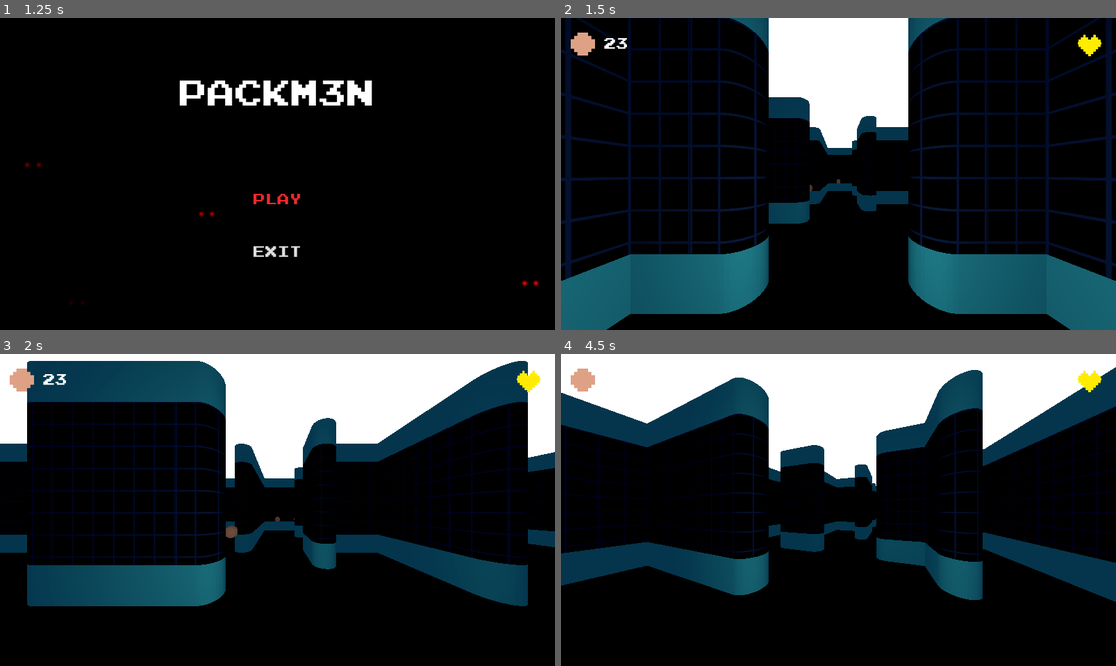
Above: before the commit, frames 1-4 (two rows, left to right).
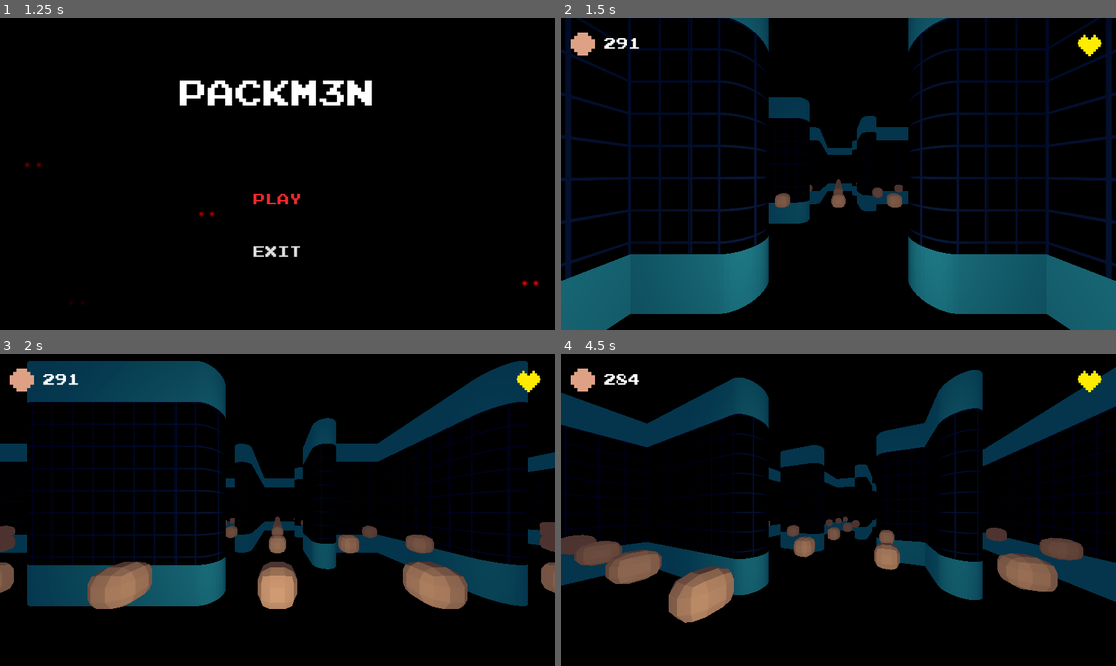
Above: after the commit, the same moments.

Repository: 21RM/Y4S1-JD-Packman
Game: Godot game, scene res://Scenes/UI/MainMenu/main_menu.tscn
Two runs of this game, one before a commit and one after it. Both use one fixed random seed, a clock stepped at 60 frames per second and the inputs below. Sound files missing from this copy of the repository are replaced by a short silence.
Inputs (mouse positions are in pixels of both pictures, inside the frame that each line leads up to):
- Up to frame 1 (1.25 s): click "PLAY" at 0.5 s
- Up to frame 2 (1.5 s): click "PLAY" at 1.25 s
- Up to frame 3 (2 s): no input
- Up to frame 4 (4.5 s): move the mouse to (960, 494) at 2.02 s; hold D (move_right) 2.03-2.78 s; hold W (look_back) 2.03-2.78 s; click (960, 494) at 2.17 s; move the mouse to (727, 525) at 2.77 s; hold S (move_backwards) 2.78-3.53 s; tap C (toggle_camera) at 2.85, 4.35 s; tap Enter at 3.5 s; move the mouse to (894, 441) at 3.52 s; hold W (look_back) 3.53-4.28 s; hold D (move_right) from 3.53 s (still down); tap Space at 4.25 s; move the mouse to (810, 572) at 4.27 s; click (810, 572) at 4.42 s

Frame 1 is identical in both runs. In frame 2, 8.9% of the frame differs, in the area x 9-63%, y 0-61%; in frame 3, 21%; in frame 4, 25%, in the area x 0-100%, y 0-87%.

Commit message:
poor door design finished

Diff:
--- a/3d-packman/Scenes/World/Walls/world_door.tscn
+++ b/3d-packman/Scenes/World/Walls/world_door.tscn
@@ -1,16 +1,23 @@
-[gd_scene load_steps=3 format=3 uid="uid://bml5ovpse7lrf"]
+[gd_scene load_steps=4 format=3 uid="uid://bml5ovpse7lrf"]
 
-[sub_resource type="BoxMesh" id="BoxMesh_rr07g"]
+[sub_resource type="StandardMaterial3D" id="StandardMaterial3D_rr07g"]
+transparency = 1
+vertex_color_use_as_albedo = true
+albedo_color = Color(0.23921569, 0.7411765, 1, 1)
 
-[sub_resource type="BoxShape3D" id="BoxShape3D_csnr1"]
-size = Vector3(1, 3, 1)
+[sub_resource type="BoxMesh" id="BoxMesh_csnr1"]
+material = SubResource("StandardMaterial3D_rr07g")
+size = Vector3(2, 3, 0.2)
+
+[sub_resource type="BoxShape3D" id="BoxShape3D_vgbbw"]
+size = Vector3(2, 3, 0.2)
 
 [node name="WorldDoor" type="StaticBody3D"]
 
 [node name="MeshInstance3D" type="MeshInstance3D" parent="."]
-transform = Transform3D(1, 0, 0, 0, 3, 0, 0, 0, 1, 0, 1.5, 0)
-mesh = SubResource("BoxMesh_rr07g")
+transform = Transform3D(1, 0, 0, 0, 1, 0, 0, 0, 1, 0, 1.5, 0)
+mesh = SubResource("BoxMesh_csnr1")
 
 [node name="CollisionShape3D" type="CollisionShape3D" parent="."]
 transform = Transform3D(1, 0, 0, 0, 1, 0, 0, 0, 1, 0, 1.5, 0)
-shape = SubResource("BoxShape3D_csnr1")
+shape = SubResource("BoxShape3D_vgbbw")
--- a/3d-packman/Scenes/World/world.gd
+++ b/3d-packman/Scenes/World/world.gd
@@ -188,7 +188,7 @@
 				var dot_z = (z * UtilsGrid.cell_size) - z_offset + UtilsGrid.cell_size * 0.5
 				dot.position = Vector3(dot_x, 0.2, dot_z)
 				$Dots.add_child(dot)
-				break   #DEBUG
+				#break   #DEBUG
 
 func instantiate_energizers() -> void:
 	for child in $Energizers.get_children():
--- a/3d-packman/Scenes/World/world.tscn
+++ b/3d-packman/Scenes/World/world.tscn
@@ -166,7 +166,6 @@
 
 [node name="Ceiling" type="StaticBody3D" parent="."]
 transform = Transform3D(1, 0, 0, 0, 1, 0, 0, 0, 1, 0, 3.5, 0)
-visible = false
 
 [node name="CeilingMesh" type="MeshInstance3D" parent="Ceiling"]
 mesh = SubResource("BoxMesh_e2bkl")
